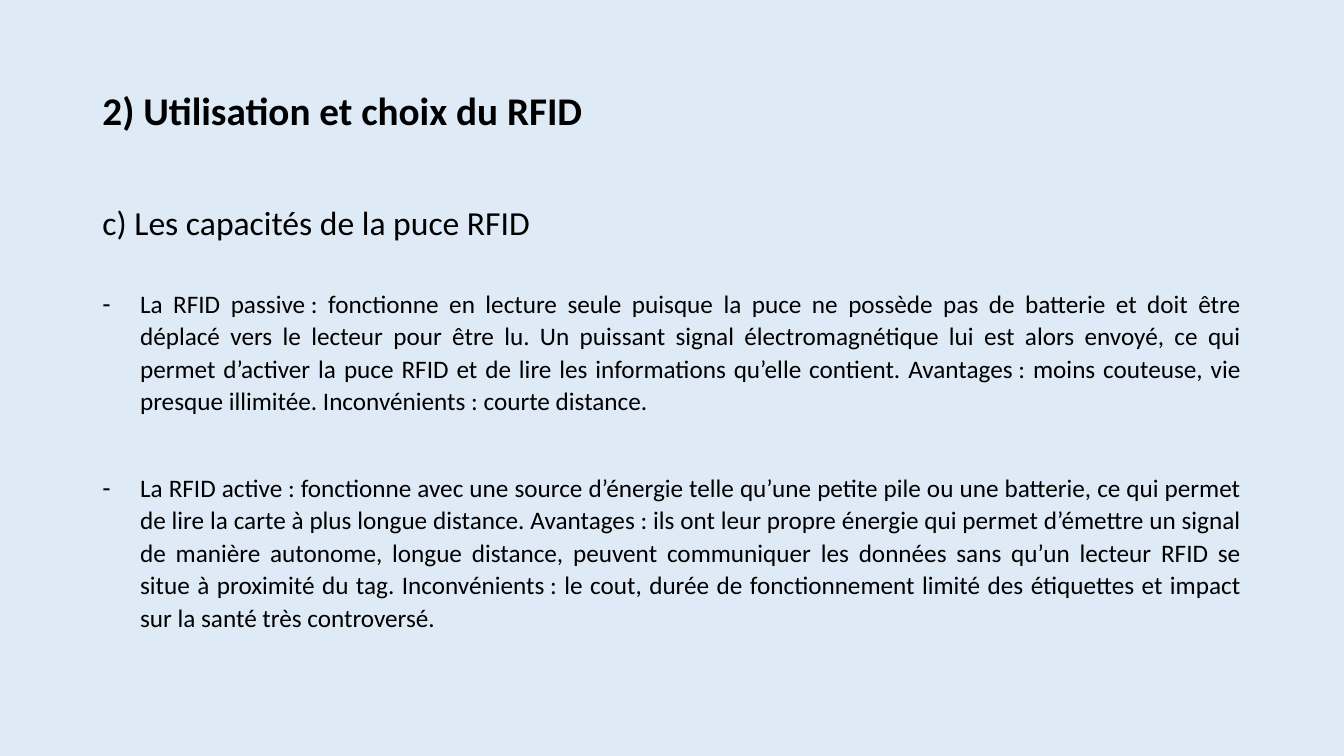
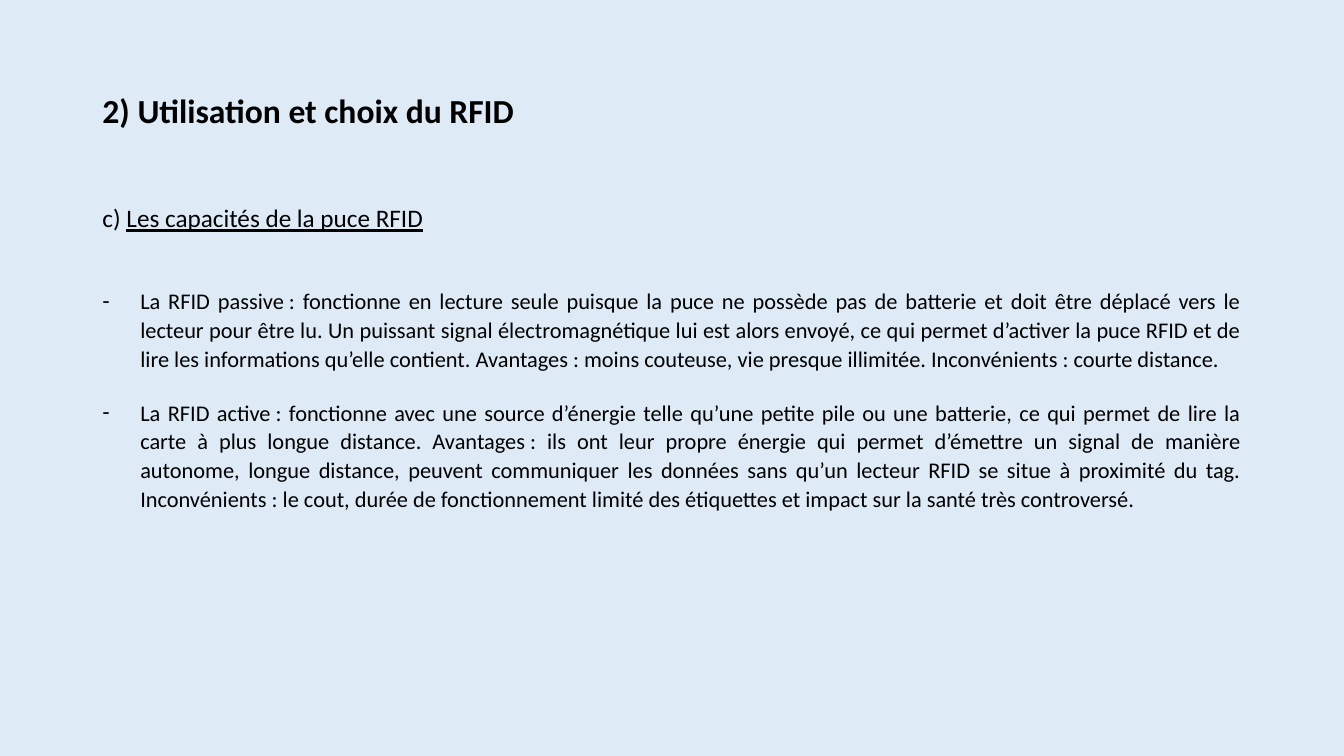
Before and after one commit to Maja2308/Projet_Cross, a slide deck: slide 17 of Diagrammes Communs/Presentation_Revue0.pptx (slide 19 before the commit). Drawn at 1344x756 pixels with LibreOffice and Linux fonts; fonts in the diff are those of the drawing. Boxes give left, top, right and bottom in pixels: in the first picture for what was removed or moved away, otherwise in the second. Text is boxed around its words. In the diff, an @@ line names an element or a change of style, - is before the commit and + after.

```diff
--- a/Diagrammes Communs/Presentation_Revue0.pptx
+++ b/Diagrammes Communs/Presentation_Revue0.pptx
@@ title "2) Utilisation et choix du ..." at (x1=102, y1=98, x2=513, y2=128): size 28 to 24 pt @@
@@ text at (x1=102, y1=208, x2=423, y2=232): size 24 to 18 pt in "c) Les capacités de la puce RFID"; underline on in "Les capacités de la puce RFID" @@
@@ text at (x1=140, y1=293, x2=1240, y2=511): paragraphs added @@
+– La RFID passive : fonctionne en lecture seule puisque la puce ne possède pas de batterie et doit être déplacé vers le lecteur pour être lu. Un puissant signal électromagnétique lui est alors envoyé, ce qui permet d’activer la puce RFID et de lire les informations qu’elle contient. Avantages : moins couteuse, vie presque illimitée. Inconvénients : courte distance.
+– La RFID active : fonctionne avec une source d’énergie telle qu’une petite pile ou une batterie, ce qui permet de lire la carte à plus longue distance. Avantages : ils ont leur propre énergie qui permet d’émettre un signal de manière autonome, longue distance, peuvent communiquer les données sans qu’un lecteur RFID se situe à proximité du tag. Inconvénients : le cout, durée de fonctionnement limité des étiquettes et impact sur la santé très controversé.
@@ text removed at (x1=140, y1=295, x2=1241, y2=628) @@
-– La RFID passive : fonctionne en lecture seule puisque la puce ne possède pas de batterie et doit être déplacé vers le lecteur pour être lu. Un puissant signal électromagnétique lui est alors envoyé, ce qui permet d’activer la puce RFID et de lire les informations qu’elle contient. Avantages : moins couteuse, vie presque illimitée. Inconvénients : courte distance.
-– La RFID active : fonctionne avec une source d’énergie telle qu’une petite pile ou une batterie, ce qui permet de lire la carte à plus longue distance. Avantages : ils ont leur propre énergie qui permet d’émettre un signal de manière autonome, longue distance, peuvent communiquer les données sans qu’un lecteur RFID se situe à proximité du tag. Inconvénients : le cout, durée de fonctionnement limité des étiquettes et impact sur la santé très controversé.
```
Also in this commit, not shown: 6 other slides changed, 2 slides removed.
